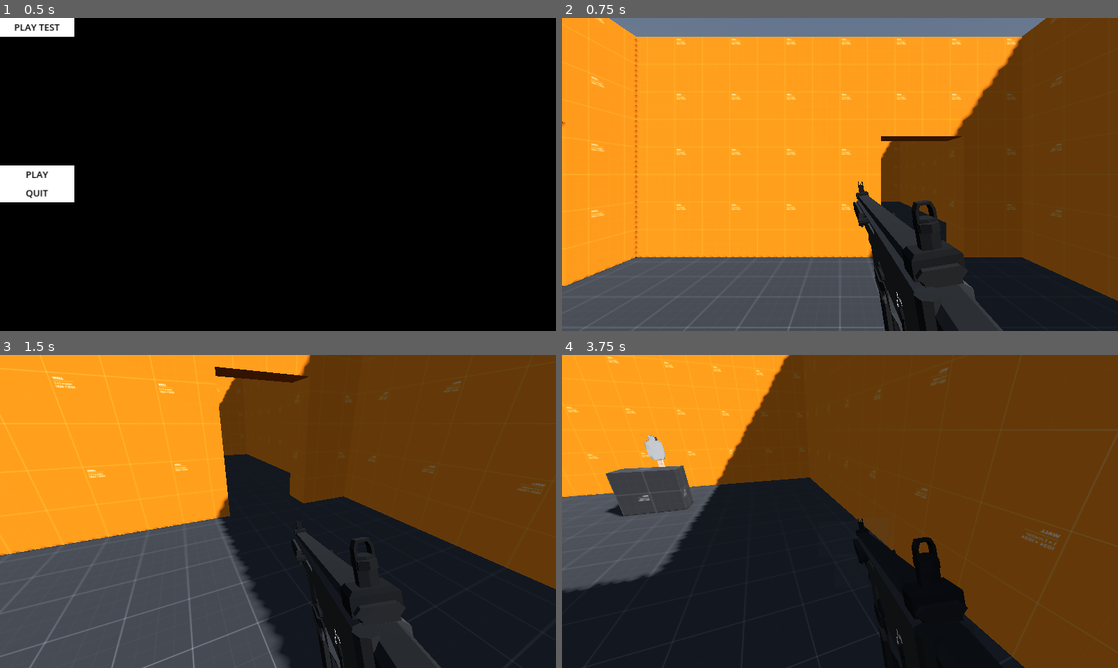
Above: before the commit, frames 1-4 (two rows, left to right).
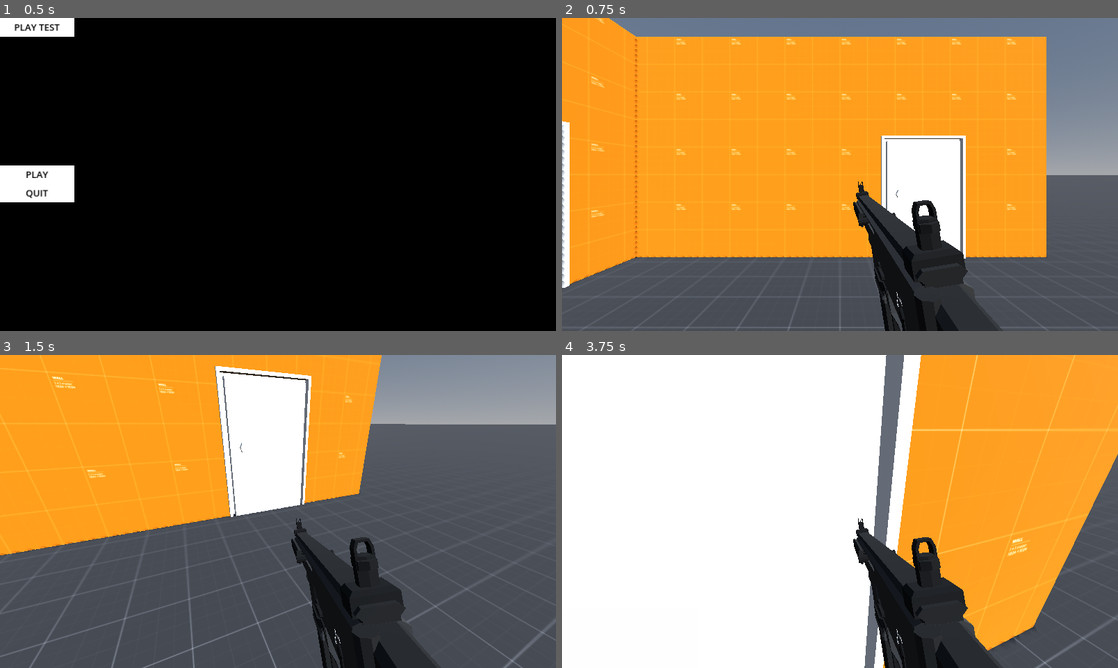
Above: after the commit, the same moments.

Repository: Ieida/Tactical-FPS-Godot
Game: Godot game, scene res://main_menu/main_menu.tscn
The game is run twice, just before and just after one commit, with the same random seed, the same clock (stepped at 60 frames per second) and the same inputs. The engine's default icon, where the game draws it, is replaced by a stand-in: a white triangle on a blue panel in a dark square.
Inputs (mouse positions are in pixels of both pictures, inside the frame that each line leads up to):
- Up to frame 1 (0.5 s): no input
- Up to frame 2 (0.75 s): click "PLAY TEST" at 0.5 s
- Up to frame 3 (1.5 s): tap Enter at 1.25 s; move the mouse to (305, 511) at 1.27 s; hold W (move_forward) from 1.28 s (still down); right-click (305, 511) at 1.35 s
- Up to frame 4 (3.75 s): keep holding W (move_forward); move the mouse to (812, 511) at 2.02 s; tap T (rack_slide) at 2.1 s; move the mouse to (851, 505) at 2.77 s; click (851, 505) at 2.85 s; move the mouse to (834, 517) at 3.52 s; right-click (834, 517) at 3.6 s

Frame 1 is identical in both runs. In frame 2, 30% of the frame differs, in the area x 0-100%, y 0-100%; in frame 3, 50%; in frame 4, 97%.

Commit message:
door and test level improvements

Diff:
--- a/door/door.gd
+++ b/door/door.gd
@@ -16,10 +16,8 @@
 		body.axis_lock_linear_x = true
 		body.axis_lock_linear_y = true
 		body.axis_lock_linear_z = true
-		print("is closed")
 	elif is_closed and body.rotation_degrees.y > 0.1:
 		is_closed = false
-		print("is open")
 
 func open_or_close():
 	if is_closed: open()
--- a/door/door.tscn
+++ b/door/door.tscn
@@ -1,7 +1,9 @@
-[gd_scene load_steps=10 format=3 uid="uid://clsq0anpy7xqb"]
+[gd_scene load_steps=12 format=3 uid="uid://clsq0anpy7xqb"]
 
 [ext_resource type="Script" path="res://door/door.gd" id="1_ikyln"]
 [ext_resource type="PackedScene" uid="uid://bwxf6hc1v4dyk" path="res://interactable/interactable.tscn" id="2_8irbu"]
+[ext_resource type="Script" path="res://hitbox/hitbox.gd" id="2_bx0oe"]
+[ext_resource type="PackedScene" uid="uid://ebwds7eaxfnk" path="res://hit_particle_effects/hit_particle_effect.tscn" id="3_gdfu4"]
 [ext_resource type="Texture2D" uid="uid://dhymfg2xx2csw" path="res://icon.svg" id="3_tlru0"]
 
 [sub_resource type="StandardMaterial3D" id="StandardMaterial3D_4uit1"]
@@ -9,7 +11,7 @@
 [sub_resource type="StandardMaterial3D" id="StandardMaterial3D_c4om4"]
 
 [sub_resource type="BoxShape3D" id="BoxShape3D_qees2"]
-size = Vector3(1.3, 2, 0.1)
+size = Vector3(1.3, 2.05, 0.1)
 
 [sub_resource type="StandardMaterial3D" id="StandardMaterial3D_cw4wl"]
 
@@ -22,13 +24,16 @@
 script = ExtResource("1_ikyln")
 
 [node name="Frame" type="CSGBox3D" parent="."]
+use_collision = true
 size = Vector3(1.5, 2.2, 0.3)
 material = SubResource("StandardMaterial3D_4uit1")
+script = ExtResource("2_bx0oe")
+hit_particle_effects = ExtResource("3_gdfu4")
 
 [node name="CSGBox3D" type="CSGBox3D" parent="Frame"]
-transform = Transform3D(1, 0, 0, 0, 1, 0, 0, 0, 1, 0, -0.0500001, 0)
+transform = Transform3D(1, 0, 0, 0, 1, 0, 0, 0, 1, 0, -0.1, 0)
 operation = 2
-size = Vector3(1.3, 2.1, 1)
+size = Vector3(1.2, 2.1, 1)
 material = SubResource("StandardMaterial3D_c4om4")
 
 [node name="CSGBox3D2" type="CSGBox3D" parent="Frame"]
@@ -38,13 +43,15 @@
 material = SubResource("StandardMaterial3D_c4om4")
 
 [node name="RigidBody3D" type="RigidBody3D" parent="."]
-transform = Transform3D(1, 0, 0, 0, 1, 0, 0, 0, 1, 0, 0, -0.1)
+transform = Transform3D(1, 0, 0, 0, 1, 0, 0, 0, 1, 0, -0.05, -0.1)
+script = ExtResource("2_bx0oe")
+hit_particle_effects = ExtResource("3_gdfu4")
 
 [node name="CollisionShape3D" type="CollisionShape3D" parent="RigidBody3D"]
+transform = Transform3D(1, 0, 0, 0, 1, 0, 0, 0, 1, 0, 0.025, 0)
 shape = SubResource("BoxShape3D_qees2")
 
 [node name="CSGBox3D" type="CSGBox3D" parent="RigidBody3D"]
-transform = Transform3D(1, 0, 0, 0, 1, 0, 0, 0, 1, 0, -0.0500001, 0)
 size = Vector3(1.3, 2.1, 0.1)
 material = SubResource("StandardMaterial3D_cw4wl")
 
@@ -66,7 +73,7 @@
 texture = ExtResource("3_tlru0")
 
 [node name="HingeJoint3D" type="HingeJoint3D" parent="."]
-transform = Transform3D(1, 0, 0, 0, -4.37114e-08, 1, 0, -1, -4.37114e-08, -0.75, 0, 0)
+transform = Transform3D(1, 0, 0, 0, -4.37114e-08, 1, 0, -1, -4.37114e-08, -0.7, 0, -0.15)
 node_a = NodePath("../RigidBody3D")
 angular_limit/enable = true
 angular_limit/lower = 0.0
--- a/level_0/level_0.tscn
+++ b/level_0/level_0.tscn
@@ -79,9 +79,9 @@
 hit_particle_effects = ExtResource("3_0r2ke")
 
 [node name="CSGBox3D" type="CSGBox3D" parent="Buildings/House/CSGBox3D"]
-transform = Transform3D(1, 0, 0, 0, 1, 0, 0, 0, 1, 3.8, 0, 3.8)
+transform = Transform3D(1, 0, 0, 0, 1, 0, 0, 0, 1, 4.05, 0, 4.05)
 operation = 2
-size = Vector3(7, 5, 7)
+size = Vector3(7.5, 5, 7.5)
 material = SubResource("StandardMaterial3D_bfrjj")
 
 [node name="CSGBox3D2" type="CSGBox3D" parent="Buildings/House/CSGBox3D"]
@@ -91,9 +91,9 @@
 material = SubResource("StandardMaterial3D_bfrjj")
 
 [node name="CSGBox3D5" type="CSGBox3D" parent="Buildings/House/CSGBox3D"]
-transform = Transform3D(1, 0, 0, 0, 1, 0, 0, 0, 1, 3.8, 0, -3.8)
+transform = Transform3D(1, 0, 0, 0, 1, 0, 0, 0, 1, 3.5, 0, -3.8)
 operation = 2
-size = Vector3(7, 5, 7)
+size = Vector3(7.6, 5, 7)
 material = SubResource("StandardMaterial3D_bfrjj")
 
 [node name="CSGBox3D6" type="CSGBox3D" parent="Buildings/House/CSGBox3D"]
@@ -109,9 +109,9 @@
 material = SubResource("StandardMaterial3D_bfrjj")
 
 [node name="CSGBox3D7" type="CSGBox3D" parent="Buildings/House/CSGBox3D"]
-transform = Transform3D(1, 0, 0, 0, 1, 0, 0, 0, 1, -5.5, -0.9, 0)
+transform = Transform3D(1, 0, 0, 0, 1, 0, 0, 0, 1, -5.3, 0, 0)
 operation = 2
-size = Vector3(1.5, 2.2, 1.5)
+size = Vector3(2.7, 4, 1.5)
 material = SubResource("StandardMaterial3D_bfrjj")
 
 [node name="CSGBox3D8" type="CSGBox3D" parent="Buildings/House/CSGBox3D"]
@@ -166,4 +166,7 @@
 transform = Transform3D(1, 0, 0, 0, 1, 0, 0, 0, 1, 4, 1, 4)
 
 [node name="Door" parent="." instance=ExtResource("8_wx27o")]
-transform = Transform3D(-4.37114e-08, 0, 1, 0, 1, 0, -1, 0, -4.37114e-08, -0.2, 1.1, 2)
+transform = Transform3D(-4.37114e-08, 0, -1, 0, 1, 0, 1, 0, -4.37114e-08, 0.2, 1.1, 2)
+
+[node name="Door2" parent="." instance=ExtResource("8_wx27o")]
+transform = Transform3D(-1, 0, -8.74228e-08, 0, 1, 0, 8.74228e-08, 0, -1, 5.5, 1.1, 0.2)
